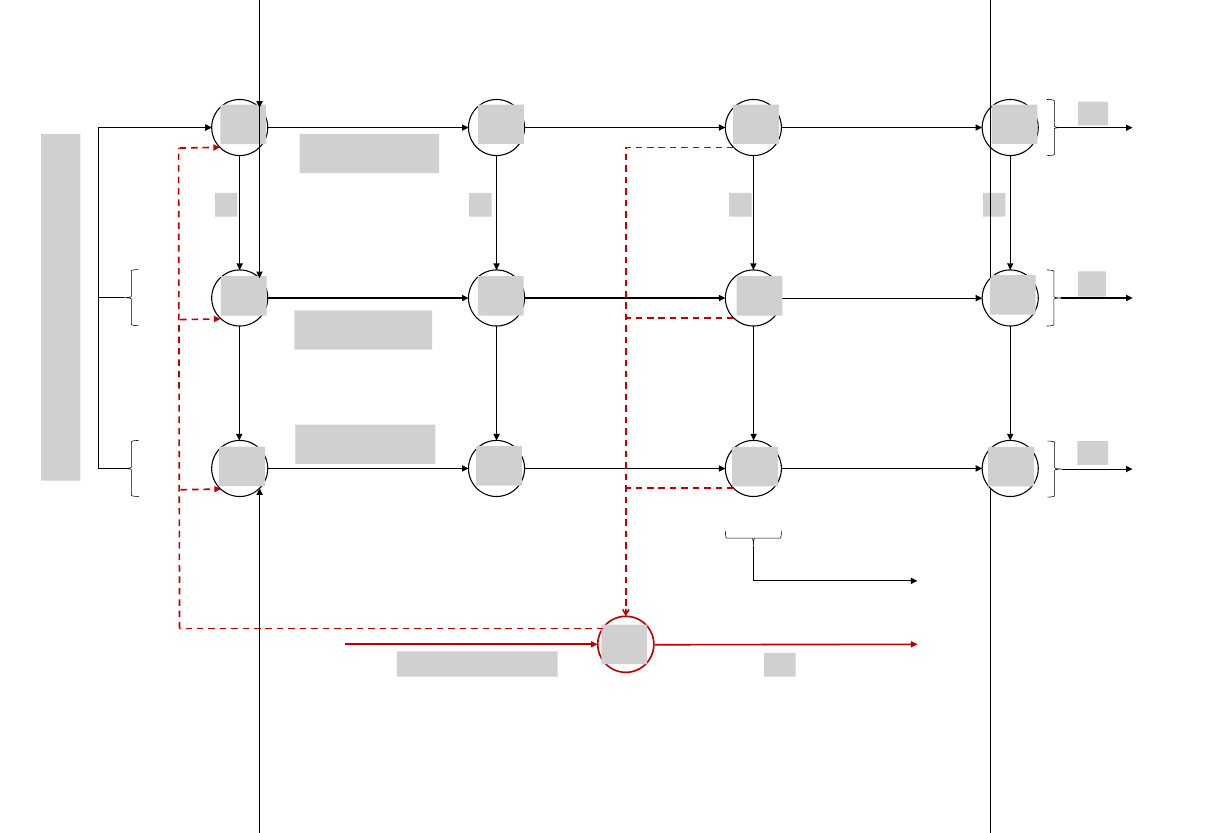
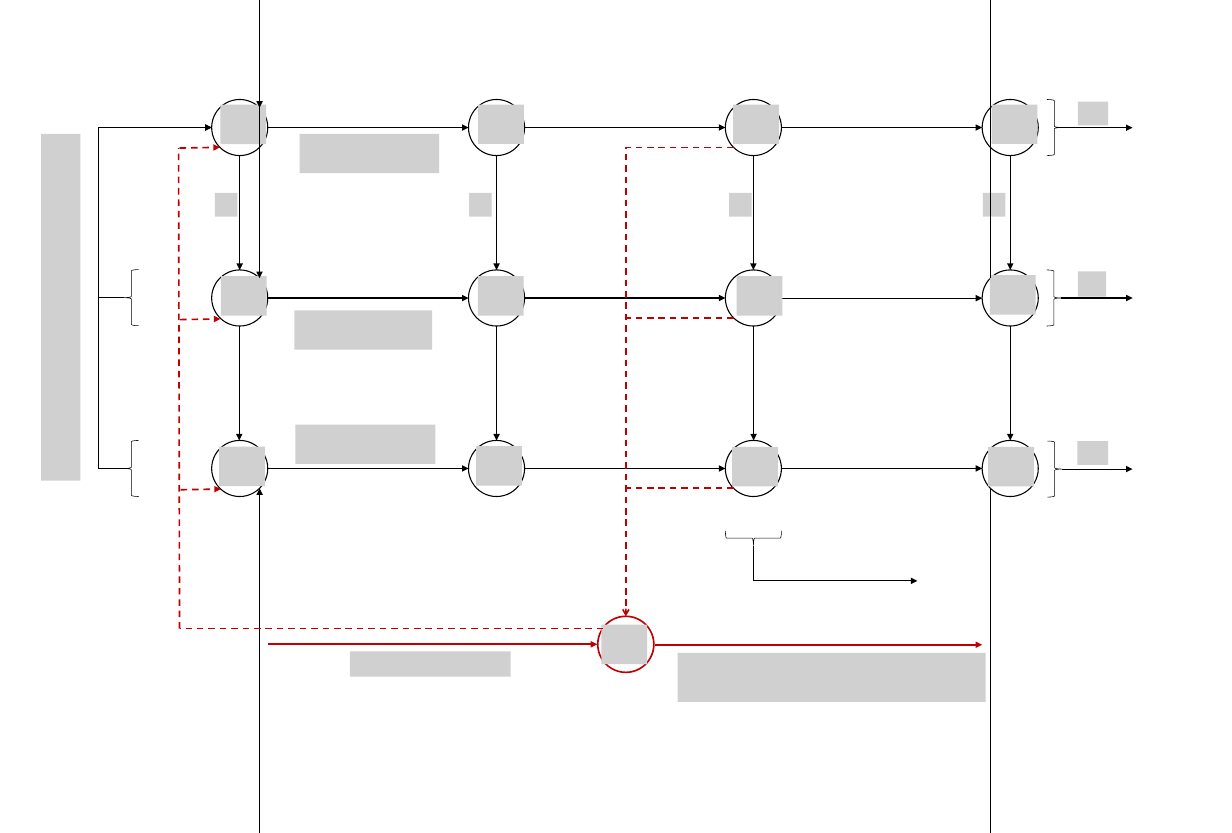
Before and after one commit to bClemot-Sc/msc-epidemiology-project, a slide deck: slide 1 of Schéma MEPI modifications.pptx. Drawn at 1232x833 pixels with LibreOffice and Linux fonts; fonts in the diff are those of the drawing; grey boxes stand for pictures; background and template pictures are left out. Boxes give left, top, right and bottom in pixels: in the first picture for what was removed or moved away, otherwise in the second. Text is boxed around its words. In the diff, an @@ line names an element or a change of style, - is before the commit and + after.

```diff
--- a/Schéma MEPI modifications.pptx
+++ b/Schéma MEPI modifications.pptx
@@ arrow moved from (345, 645) - (598, 645) to (268, 645) - (597, 645) @@
@@ picture moved from (x1=397, y1=652, x2=558, y2=677) to (x1=350, y1=652, x2=511, y2=677) @@
@@ arrow moved from (655, 645) - (918, 645) to (655, 645) - (982, 645) @@
@@ picture added at (x1=677, y1=653, x2=986, y2=702) @@
@@ picture removed at (x1=764, y1=653, x2=796, y2=677) @@
```
Also in this commit, not shown: 4 other files.
